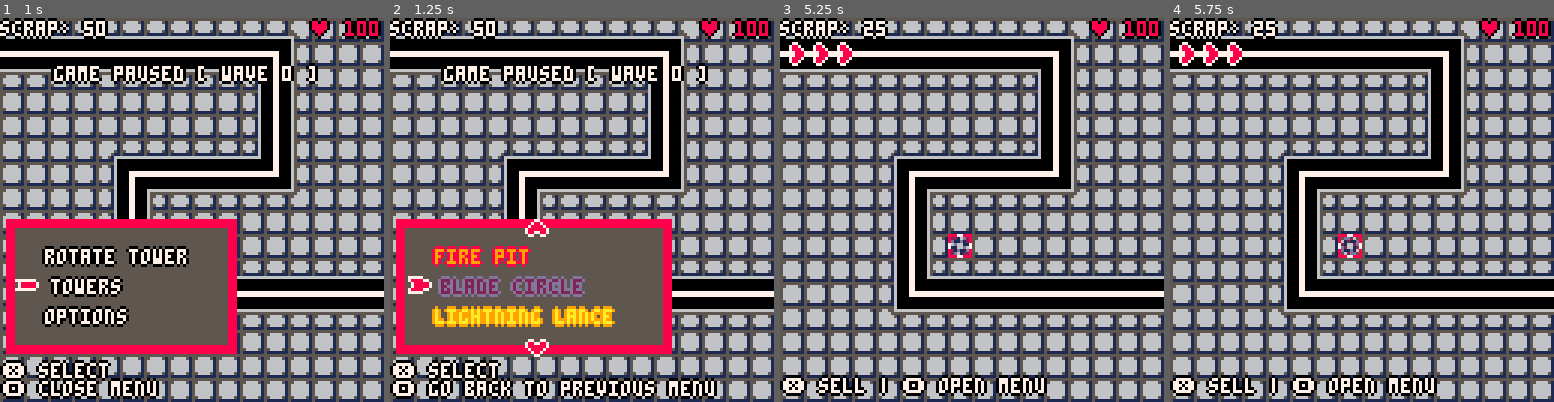
Above: before the commit, frames 1-4 (left to right).
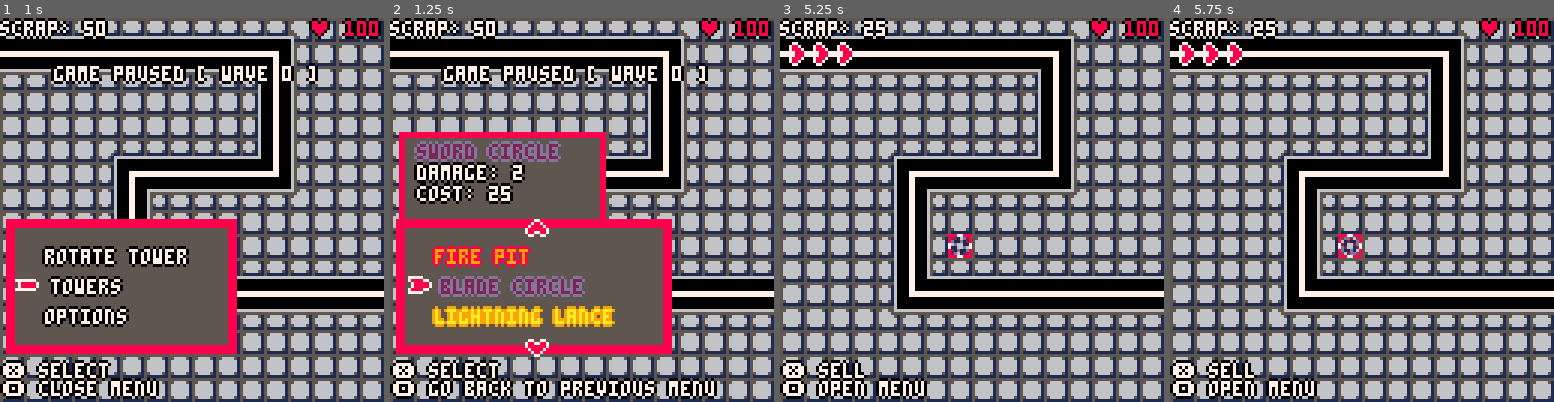
Above: after the commit, the same moments.

Repository: profilename14/TowerDefense
Game: PICO-8 cartridge tower_defense.p8
Two runs of this game, one before a commit and one after it. Both use one fixed random seed, a clock stepped at 60 frames per second and the inputs below.
Inputs:
- Up to frame 1 (1 s): tap X (X key) at 0.33 s; tap O (Z key) at 0.7 s
- Up to frame 2 (1.25 s): tap X (X key) at 1.07 s
- Up to frame 3 (5.25 s): hold Right 1.6-2.1 s; tap O (Z key) every 0.4 s from 1.7 to 4.9 s; tap X (X key) every 1.12 s from 1.85 to 5.2 s; hold Up 2.15-2.42 s; hold Right 2.47-3.03 s; hold Left 3.08-3.58 s; hold Down 3.63-3.97 s; hold Right 4.02-4.68 s; hold Up 4.73-5.03 s; hold Left from 5.08 s (still down)
- Up to frame 4 (5.75 s): tap O (Z key) at 5.3, 5.7 s; release Left at 5.68 s; hold Down from 5.73 s (still down)

Frame 1 is identical in both runs. In frame 2, 10% of the frame differs, in the area x 2-57%, y 29-53%; in frame 3, 3.1%; in frame 4, 3.1%.

Commit message:
ui update
- added ui for tower damage, duration, and cost

Diff:
--- a/main.lua
+++ b/main.lua
@@ -71,6 +71,7 @@
   for i, menu_dat in pairs(menu_data) do
     add(menus, Menu:new(unpack(menu_dat)))
   end
+  tower_stats_background_rect = BorderRect:new(Vec:new(0, 0), Vec:new(20, 38), 8, 5, 2)
 end
 
 function map_loop()
--- a/src/borderRect.lua
+++ b/src/borderRect.lua
@@ -19,3 +19,7 @@
   )
   rectfill(self.position.x, self.position.y, self.size.x, self.size.y, self.base)
 end
+function BorderRect:resize(position_, size_)
+  if (self.position ~= position_) self.position = position_
+  if (self.size ~= size_ + position_) self.size = size_ + position_
+end
--- a/src/data.lua
+++ b/src/data.lua
@@ -146,6 +146,7 @@
   {
     name = "sword circle",
     damage = 2,
+    prefix = "damage",
     radius = 1,
     animation = animation_data.blade_circle,
     cost = 25,
@@ -157,6 +158,7 @@
   {
     name = "lightning lance",
     damage = 5,
+    prefix = "damage",
     radius = 5,
     animation = animation_data.lightning_lance,
     cost = 55,
@@ -168,6 +170,7 @@
   {
     name = "hale howitzer",
     damage = 5, -- freeze delay; ! not damage
+    prefix = "delay",
     radius = 2,
     animation = animation_data.hale_howitzer,
     cost = 25,
@@ -179,6 +182,7 @@
   {
     name = "fire pit",
     damage = 3, -- fire tick duration
+    prefix = "duration",
     radius = 0,
     animation = animation_data.fire_pit,
     cost = 25,
@@ -283,6 +287,7 @@
         end
       }
     },
+    nil,
     5, 8, 7, 3
   },
   {
@@ -297,6 +302,7 @@
       {text = "hale howitzer", color = {12, 7}, callback = choose_tower, args = {3}},
       {text = "fire pit", color = {9, 8}, callback = choose_tower, args = {4}}
     },
+    display_tower_info,
     5, 8, 7, 3
   },
   {
@@ -315,6 +321,7 @@
         end
       }
     },
+    nil,
     5, 8, 7, 3
   }
 }
--- a/src/draw_calls.lua
+++ b/src/draw_calls.lua
@@ -32,7 +32,7 @@
     end
   else
     if is_in_table(selector.position/8, towers, true) then
-      print_with_outline("❎ sell | 🅾️ open menu", 1, 120, 7, 0)
+      print_with_outline("❎ sell\n🅾️ open menu", 1, 115, 7, 0)
     else
       print_with_outline(
         "❎ buy & place "..tower_templates[selected_menu_tower_id].name.."\n🅾️ open menu",
--- a/src/forwardDeclares.lua
+++ b/src/forwardDeclares.lua
@@ -3,6 +3,37 @@
   selected_menu_tower_id = id
   get_active_menu().enable = false
   shop_enable = false
+end
+
+function display_tower_info(tower_id, position, text_color)
+  local color = {7, 0}
+  local offset = Vec:new(0, -30)
+  local tower_details = tower_templates[tower_id]
+  local texts = {
+    {text = tower_details.name},
+    {text = tower_details.prefix..": "..tower_details.damage}
+  }
+  BorderRect.resize(
+    tower_stats_background_rect,
+    position + offset,
+    Vec:new(longest_menu_str(texts)*5 + 4,38
+  ))
+  BorderRect.draw(tower_stats_background_rect)
+  print_with_outline(
+    tower_details.name,
+    combine_and_unpack({Vec.unpack(position + offset + Vec:new(4, 2))},
+    text_color
+  ))
+  print_with_outline(
+    tower_details.prefix..": "..tower_details.damage,
+    combine_and_unpack({Vec.unpack(position + offset + Vec:new(4, 9))},
+    color
+  ))
+  print_with_outline(
+    "cost: "..tower_details.cost,
+    combine_and_unpack({Vec.unpack(position + offset + Vec:new(4, 16))},
+    color
+  ))
 end
 
 -- Enemy Related
--- a/src/menu.lua
+++ b/src/menu.lua
@@ -1,5 +1,9 @@
 Menu = {}
-function Menu:new(menu_name, previous_menu, dx, dy, selector_data, up_arrow_data, down_arrow_data, menu_content, base_color, border_color, text_color, menu_thickness)
+function Menu:new(
+  menu_name, previous_menu, dx, dy,
+  selector_data, up_arrow_data, down_arrow_data,
+  menu_content, menu_info_draw_call,
+  base_color, border_color, text_color, menu_thickness)
   obj = {
     name = menu_name,
     prev = previous_menu,
@@ -8,6 +12,7 @@
     up_arrow = Animator:new(up_arrow_data, true),
     down_arrow = Animator:new(down_arrow_data, true),
     content = menu_content,
+    content_draw = menu_info_draw_call,
     rect = BorderRect:new(
       Vec:new(dx, dy),
       Vec:new(10 + 5*longest_menu_str(menu_content), 38),
@@ -35,6 +40,7 @@
   if (top < 1) top = #self.content
   if (bottom > #self.content) bottom = 1
 
+  if (self.content_draw) self.content_draw(self.pos, self.position, self.content[self.pos].color)
   BorderRect.draw(self.rect)
 
   Animator.draw(self.selector, Vec.unpack(self.position + Vec:new(2, 15)))
--- a/src/vec.lua
+++ b/src/vec.lua
@@ -27,7 +27,7 @@
     return "("..vec.x..", "..vec.y..")"
   end
   self.__concat = function(vec, other)
-    return (type(vec) == "table") and Vec.__tostring(vec)..other or Vec.__tostring(other)..vec
+    return (type(vec) == "table") and Vec.__tostring(vec)..other or vec..Vec.__tostring(other)
   end
   return obj
 end
--- a/tower_defense.p8
+++ b/tower_defense.p8
@@ -5,6 +5,36 @@
 selected_menu_tower_id=id
 get_active_menu().enable=false
 shop_enable=false
+end
+function display_tower_info(tower_id, position, text_color)
+local color = {7, 0}
+local offset = Vec:new(0, -30)
+local tower_details = tower_templates[tower_id]
+local texts = {
+{text=tower_details.name},
+{text = tower_details.prefix..": "..tower_details.damage}
+}
+BorderRect.resize(
+tower_stats_background_rect,
+position+offset,
+Vec:new(longest_menu_str(texts)*5+4,38
+))
+BorderRect.draw(tower_stats_background_rect)
+print_with_outline(
+tower_details.name,
+combine_and_unpack({Vec.unpack(position + offset + Vec:new(4, 2))},
+text_color
+))
+print_with_outline(
+tower_details.prefix..": "..tower_details.damage,
+combine_and_unpack({Vec.unpack(position + offset + Vec:new(4, 9))},
+color
+))
+print_with_outline(
+"cost: "..tower_details.cost,
+combine_and_unpack({Vec.unpack(position + offset + Vec:new(4, 16))},
+color
+))
 end
 function start_round()
 if not start_next_wave and #enemies == 0 then
@@ -189,6 +219,7 @@
 {
 name = "sword circle",
 damage=2,
+prefix = "damage",
 radius=1,
 animation=animation_data.blade_circle,
 cost=25,
@@ -200,6 +231,7 @@
 {
 name = "lightning lance",
 damage=5,
+prefix = "damage",
 radius=5,
 animation=animation_data.lightning_lance,
 cost=55,
@@ -211,6 +243,7 @@
 {
 name = "hale howitzer",
 damage=5,--freezedelay;!notdamage
+prefix = "delay",
 radius=2,
 animation=animation_data.hale_howitzer,
 cost=25,
@@ -222,6 +255,7 @@
 {
 name = "fire pit",
 damage=3,--firetickduration
+prefix = "duration",
 radius=0,
 animation=animation_data.fire_pit,
 cost=25,
@@ -326,6 +360,7 @@
 end
 }
 },
+nil,
 5,8,7,3
 },
 {
@@ -340,6 +375,7 @@
 {text = "hale howitzer", color = {12, 7}, callback = choose_tower, args = {3}},
 {text = "fire pit", color = {9, 8}, callback = choose_tower, args = {4}}
 },
+display_tower_info,
 5,8,7,3
 },
 {
@@ -358,6 +394,7 @@
 end
 }
 },
+nil,
 5,8,7,3
 }
 }
@@ -744,8 +781,16 @@
 )
 rectfill(self.position.x,self.position.y,self.size.x,self.size.y,self.base)
 end
+function BorderRect:resize(position_, size_)
+if (self.position ~= position_) self.position = position_
+if (self.size ~= size_ + position_) self.size = size_ + position_
+end
 Menu={}
-function Menu:new(menu_name, previous_menu, dx, dy, selector_data, up_arrow_data, down_arrow_data, menu_content, base_color, border_color, text_color, menu_thickness)
+function Menu:new(
+menu_name,previous_menu,dx,dy,
+selector_data, up_arrow_data, down_arrow_data,
+menu_content,menu_info_draw_call,
+base_color, border_color, text_color, menu_thickness)
 obj={
 name=menu_name,
 prev=previous_menu,
@@ -754,6 +799,7 @@
 up_arrow = Animator:new(up_arrow_data, true),
 down_arrow = Animator:new(down_arrow_data, true),
 content=menu_content,
+content_draw=menu_info_draw_call,
 rect = BorderRect:new(
 Vec:new(dx,dy),
 Vec:new(10+5*longest_menu_str(menu_content),38),
@@ -777,6 +823,7 @@
 local top, bottom = self.pos-1, self.pos+1
 if (top < 1) top = #self.content
 if (bottom > #self.content) bottom = 1
+if (self.content_draw) self.content_draw(self.pos, self.position, self.content[self.pos].color)
 BorderRect.draw(self.rect)
 Animator.draw(self.selector, Vec.unpack(self.position + Vec:new(2, 15)))
 if #self.content > 3 then
@@ -968,7 +1015,7 @@
 return "("..vec.x..", "..vec.y..")"
 end
 self.__concat = function(vec, other)
-return (type(vec) == "table") and Vec.__tostring(vec)..other or Vec.__tostring(other)..vec
+return (type(vec) == "table") and Vec.__tostring(vec)..other or vec..Vec.__tostring(other)
 end
 return obj
 end
@@ -1016,7 +1063,7 @@
 end
 else
 if is_in_table(selector.position/8, towers, true) then
-print_with_outline("❎ sell | 🅾️ open menu", 1, 120, 7, 0)
+print_with_outline("❎ sell\n🅾️ open menu", 1, 115, 7, 0)
 else
 print_with_outline(
 "❎ buy & place "..tower_templates[selected_menu_tower_id].name.."\n🅾️ open menu",
@@ -1081,6 +1128,7 @@
 for i, menu_dat in pairs(menu_data) do
 add(menus,Menu:new(unpack(menu_dat)))
 end
+tower_stats_background_rect = BorderRect:new(Vec:new(0, 0), Vec:new(20, 38), 8, 5, 2)
 end
 function map_loop()
 if btnp(❎) then
